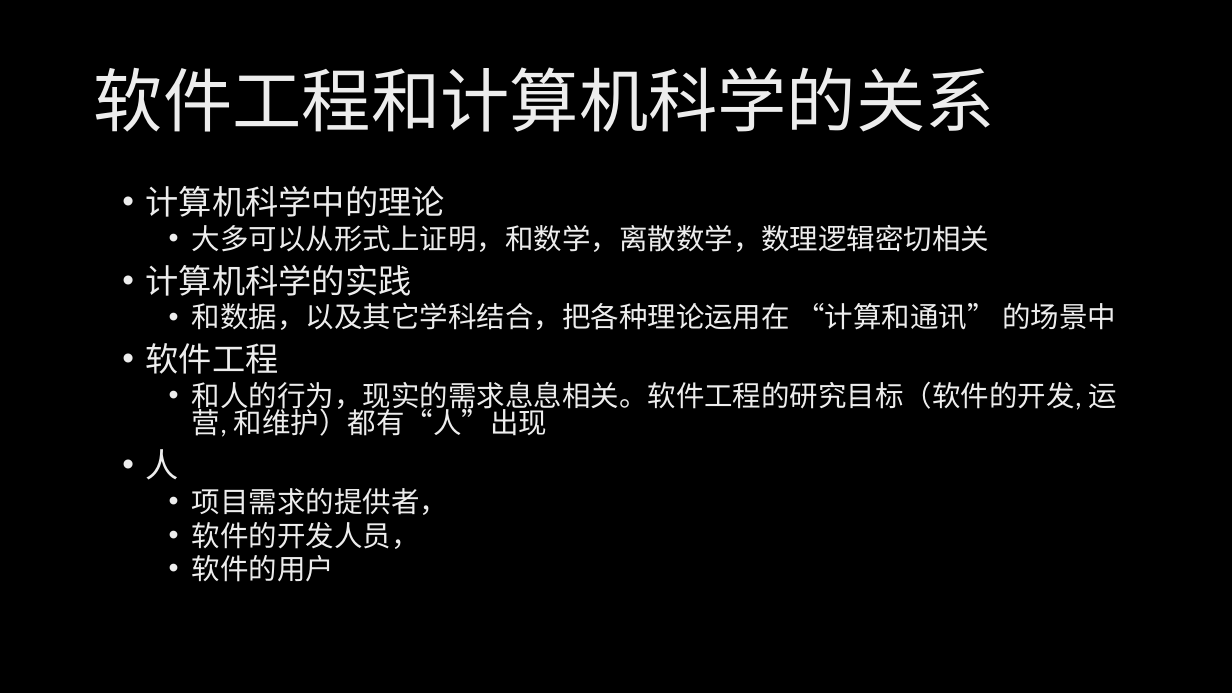
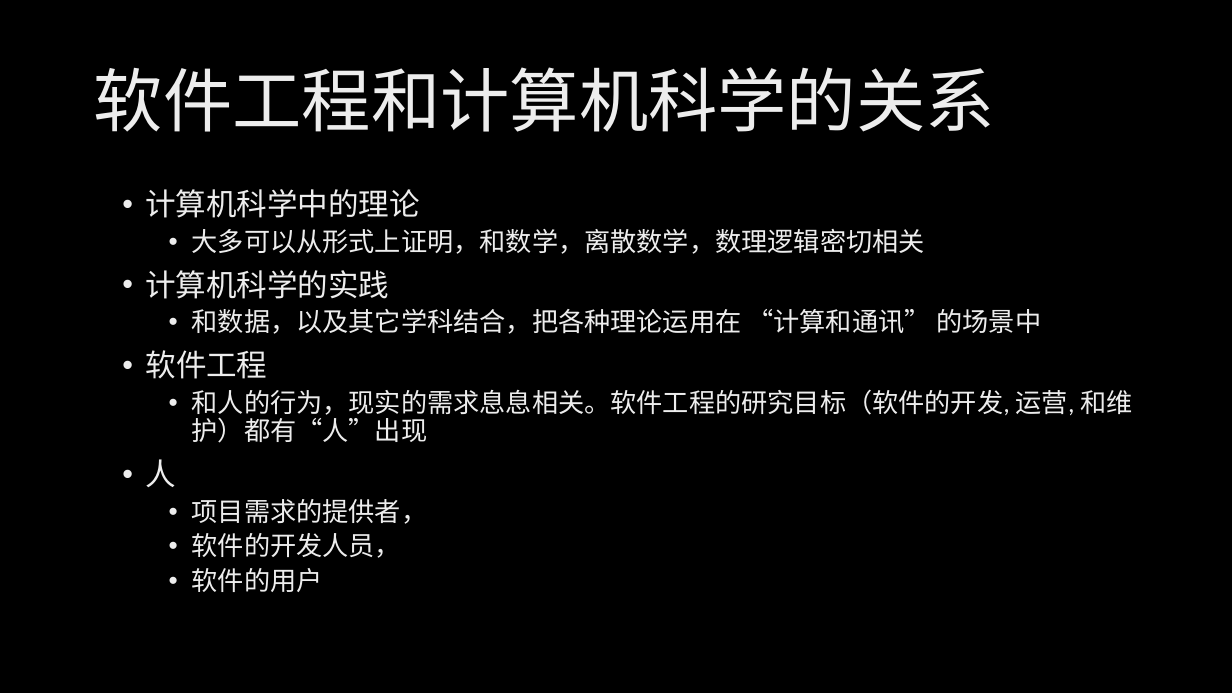
Before and after one commit to xinase/ASE, a slide deck: slide 41 of chapter1/ASE_1_SoftwareEngineering.pptx (slide 40 before the commit). Drawn at 1232x693 pixels with LibreOffice and Linux fonts; fonts in the diff are those of the drawing; background and template pictures are left out. Boxes give left, top, right and bottom in pixels: in the first picture for what was removed or moved away, otherwise in the second. Text is boxed around its words. In the diff, an @@ line names an element or a change of style, - is before the commit and + after.

```diff
--- a/chapter1/ASE_1_SoftwareEngineering.pptx
+++ b/chapter1/ASE_1_SoftwareEngineering.pptx
@@ text "计算机科学中的理论" at (x1=146, y1=189, x2=1133, y2=592): size 25.9 to 23.8 pt in "计算机科学中的理论", "计算机科学的实践", "软件工程", "人"; size 22.2 to 20.4 pt in "大多可以从形式上证明，和数学，离散数学，数理逻辑密切相关", "和数据，以及其它学科结合，把各种理论运用在 “计算和通讯” 的场景中", "和人的行为，现实的需求息息相关。软件工程的研究目标（软件的开发, 运营, 和维护）都有“人”出现", "项目需求的提供者，" and 2 more places; line spacing 0.8 to 0.9 @@
```
Also in this commit, not shown: 10 other slides changed, 1 slide added, 1 other file.
